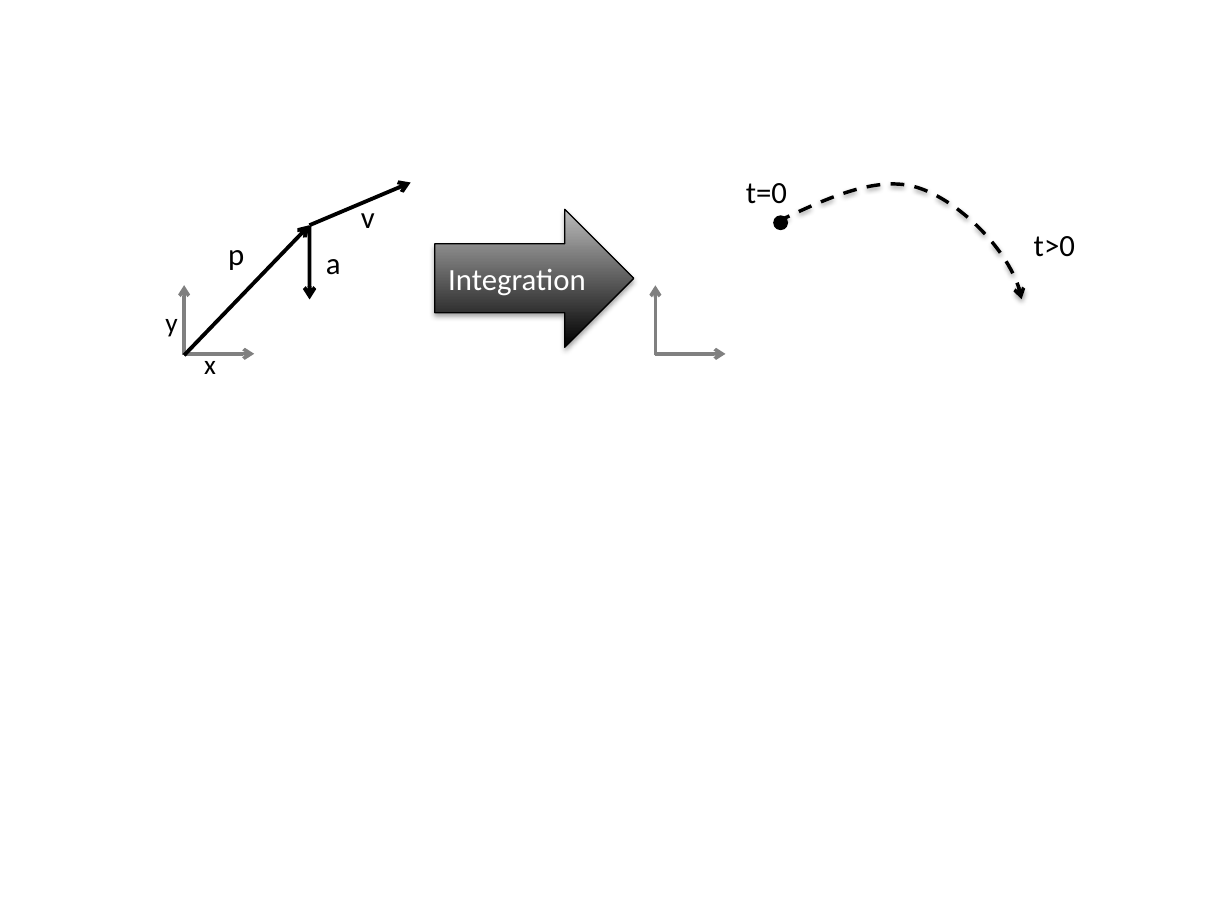
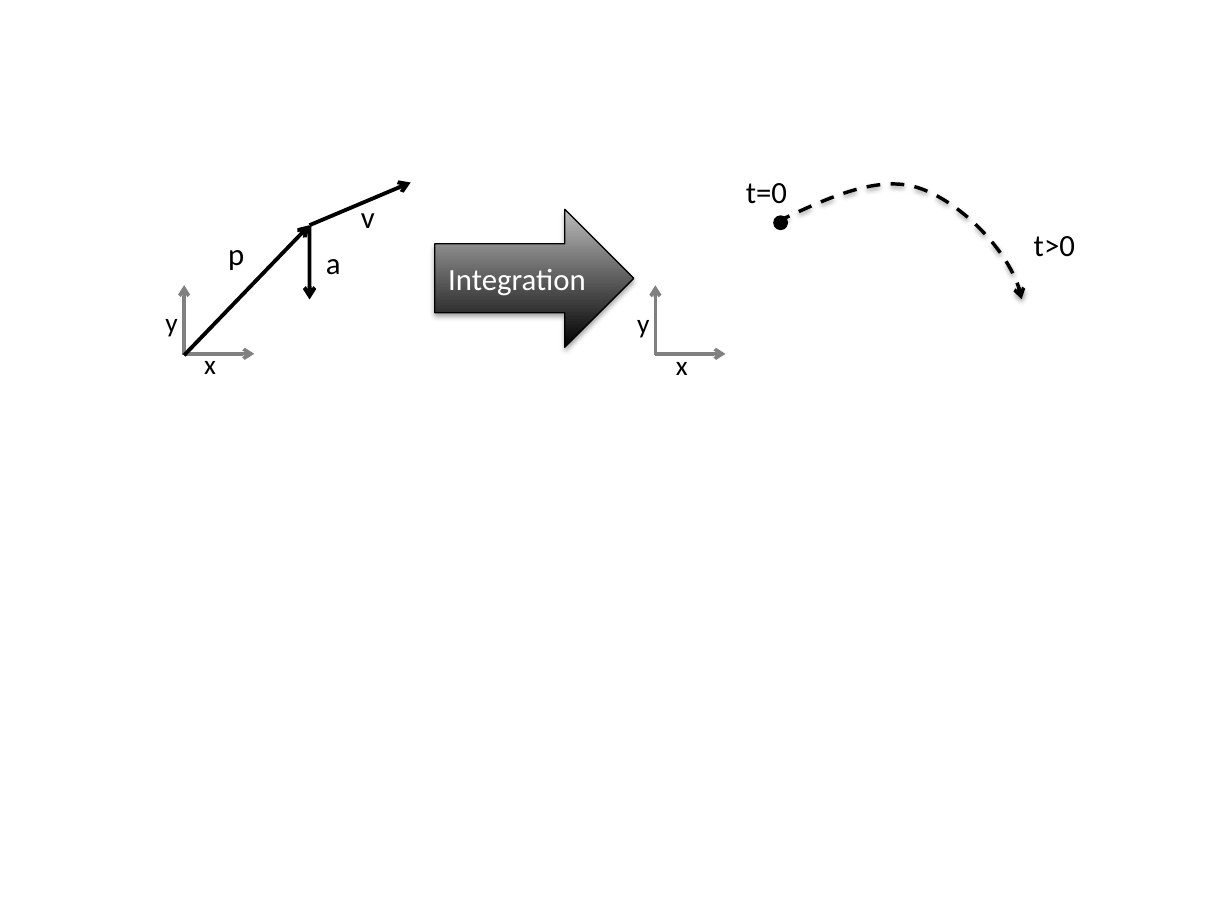
Before and after one commit to pcottle/MastersThesis, a slide deck: slide 6 of figures/figures.pptx. Drawn at 1232x924 pixels with LibreOffice and Linux fonts; fonts in the diff are those of the drawing. Boxes give left, top, right and bottom in pixels: in the first picture for what was removed or moved away, otherwise in the second. Text is boxed around its words. In the diff, an @@ line names an element or a change of style, - is before the commit and + after.

```diff
--- a/figures/figures.pptx
+++ b/figures/figures.pptx
@@ text added at box(637, 320, 649, 338), 16 pt, text #000000 @@
+y
@@ text added at box(676, 353, 688, 375), 16 pt, text #000000 @@
+x
```
Also in this commit, not shown: 7 other slides changed, 9 other files.
